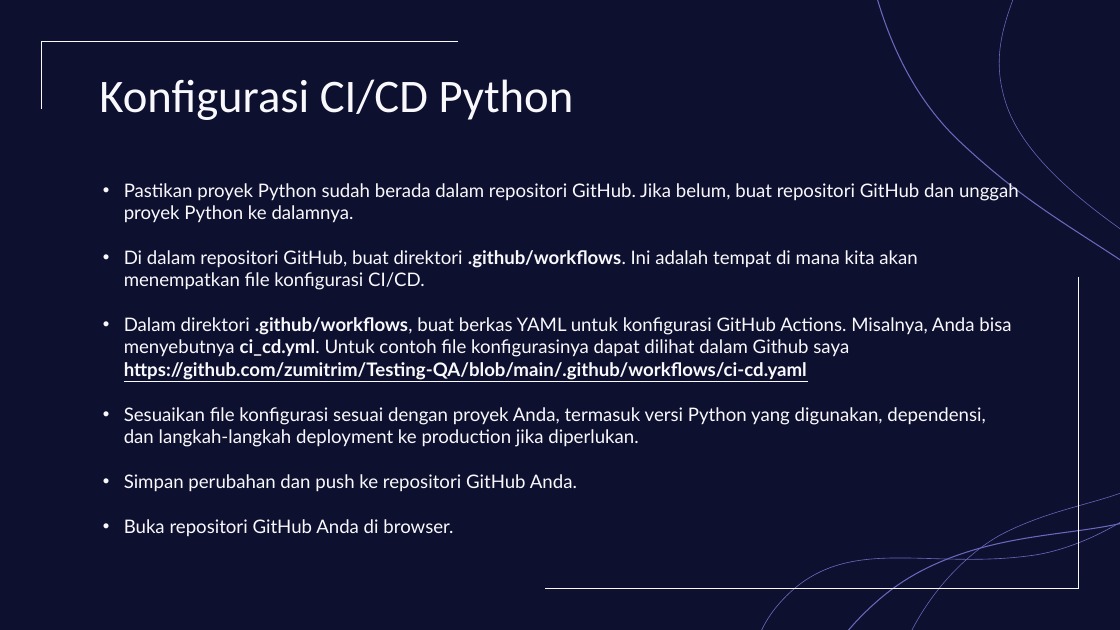
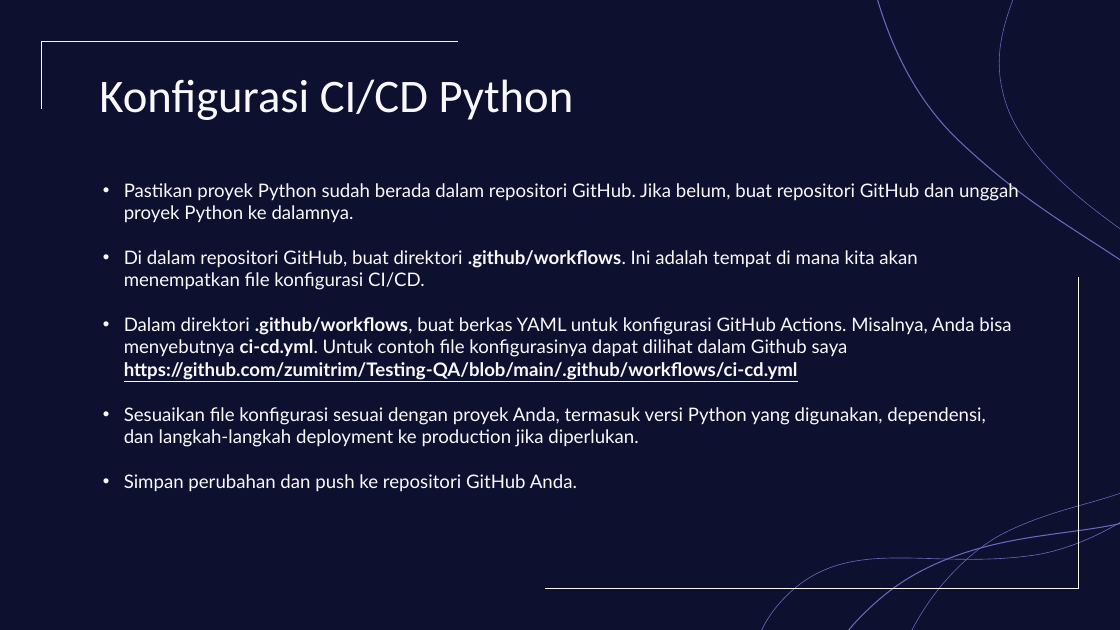
Before and after one commit to zumitrim/Testing-QA, a slide deck: slide 15 of UTS/UTS_Zulfahmi Trimahardika_07TPLE007_TESTING DAN QA PERANGKAT LUNAK.pptx. Drawn at 1120x630 pixels with LibreOffice and Linux fonts; fonts in the diff are those of the drawing; background and template pictures are left out. Boxes give left, top, right and bottom in pixels: in the first picture for what was removed or moved away, otherwise in the second. Text is boxed around its words. In the diff, an @@ line names an element or a change of style, - is before the commit and + after.

Commit message:
Update PPT

```diff
--- a/UTS/UTS_Zulfahmi Trimahardika_07TPLE007_TESTING DAN QA PERANGKAT LUNAK.pptx
+++ b/UTS/UTS_Zulfahmi Trimahardika_07TPLE007_TESTING DAN QA PERANGKAT LUNAK.pptx
@@ subtitle at (x1=124, y1=317, x2=1011, y2=380): text changed @@
-• Dalam direktori .github/workflows, buat berkas YAML untuk konfigurasi GitHub Actions. Misalnya, Anda bisa menyebutnya ci_cd.yml. Untuk contoh file konfigurasinya dapat dilihat dalam Github saya https://github.com/zumitrim/Testing-QA/blob/main/.github/workflows/ci-cd.yaml
+• Dalam direktori .github/workflows, buat berkas YAML untuk konfigurasi GitHub Actions. Misalnya, Anda bisa menyebutnya ci-cd.yml. Untuk contoh file konfigurasinya dapat dilihat dalam Github saya https://github.com/zumitrim/Testing-QA/blob/main/.github/workflows/ci-cd.yml
@@ subtitle at (x1=124, y1=519, x2=453, y2=537): paragraph removed @@
-• Buka repositori GitHub Anda di browser.
```
